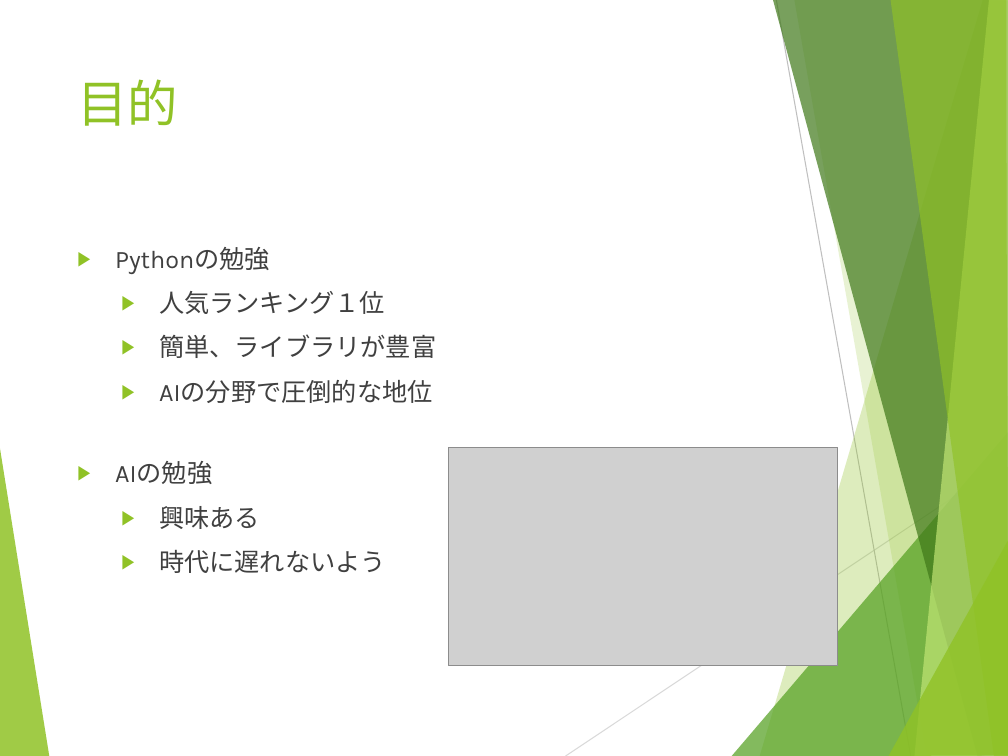
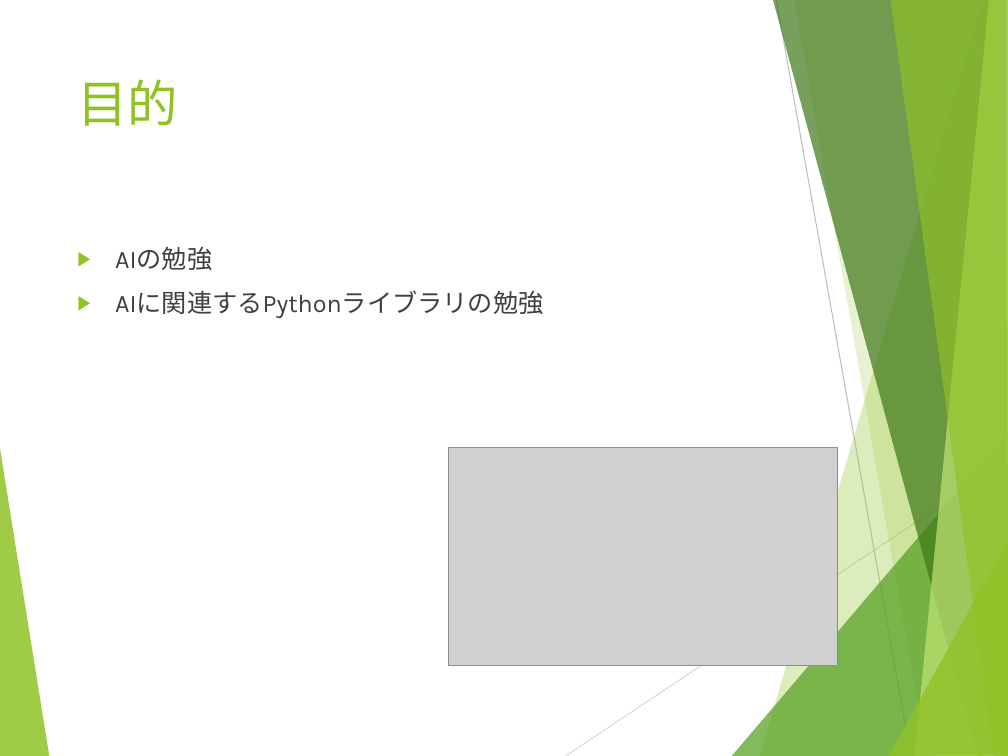
Before and after one commit to breeze934/N1, a slide deck: slide 2 of Pythonによるを用いた株価予測システムの開発_張浩.pptx. Drawn at 1008x756 pixels with LibreOffice and Linux fonts; fonts in the diff are those of the drawing; grey boxes stand for pictures. Boxes give left, top, right and bottom in pixels: in the first picture for what was removed or moved away, otherwise in the second. Text is boxed around its words. In the diff, an @@ line names an element or a change of style, - is before the commit and + after.

```diff
--- a/Pythonによるを用いた株価予測システムの開発_張浩.pptx
+++ b/Pythonによるを用いた株価予測システムの開発_張浩.pptx
@@ text at box(115, 247, 436, 403): paragraphs removed @@
-▶ Pythonの勉強
-    ▶ 人気ランキング１位
-    ▶ 簡単、ライブラリが豊富
-    ▶ AIの分野で圧倒的な地位
@@ text at box(115, 290, 543, 318): text changed @@
-    ▶ 興味ある
-    ▶ 時代に遅れないよう
+▶ AIに関連するPythonライブラリの勉強
```
Also in this commit, not shown: 5 other slides changed, 4 slides added, 4 slides removed.
